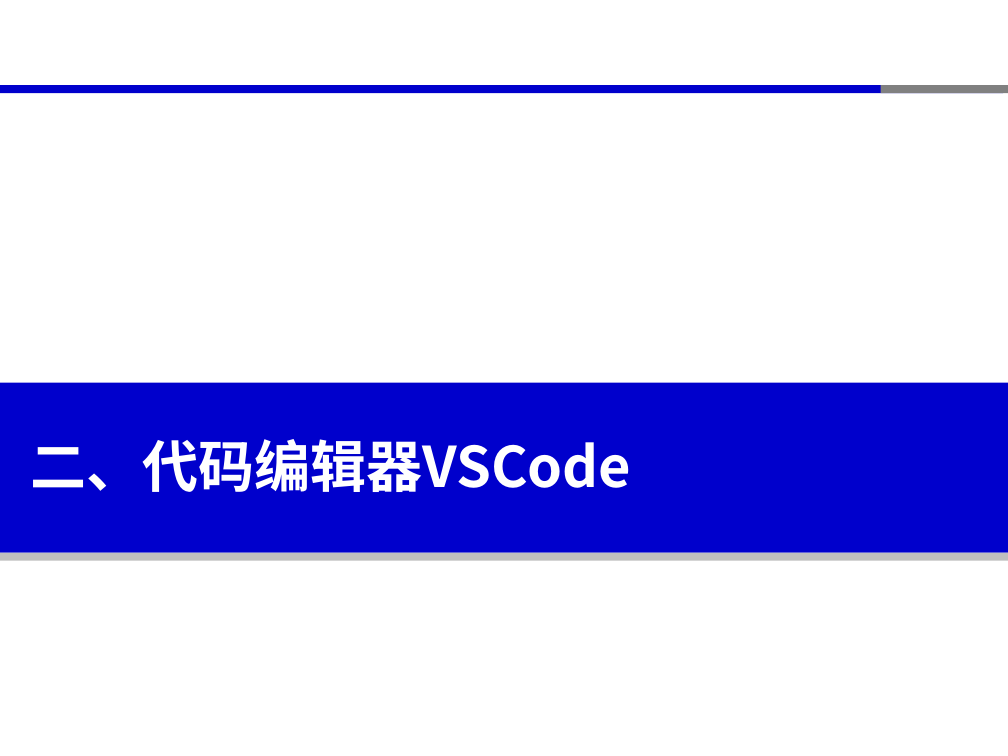
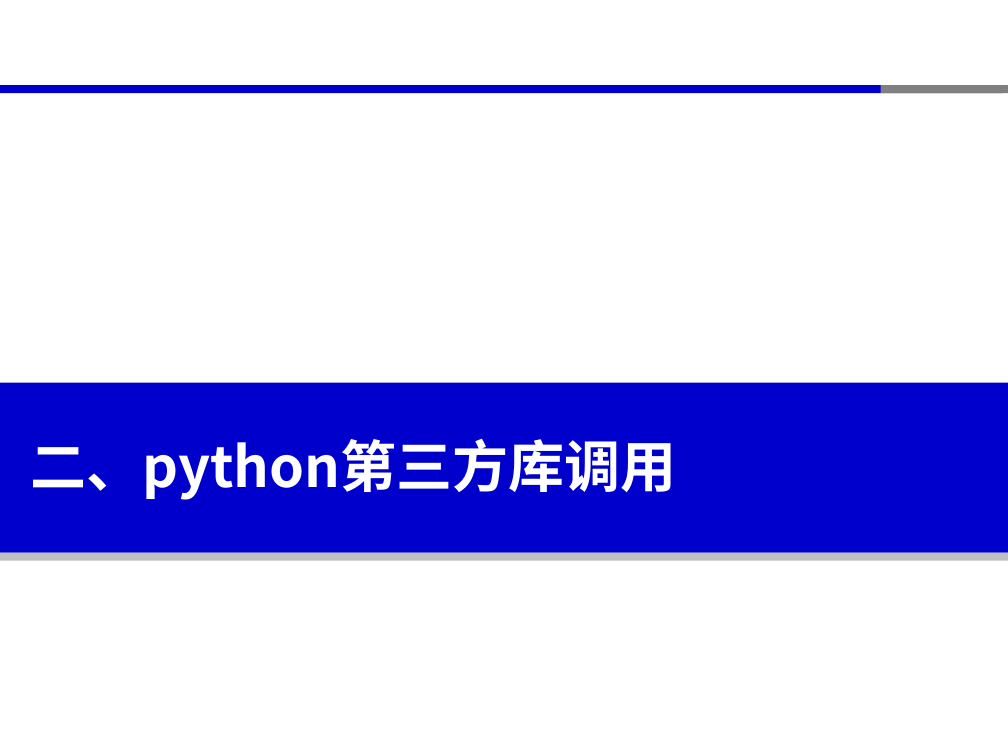
Before and after one commit to xinluo2018/spatial-data-course, a slide deck: slide 5 of 第二章-Python程序设计基础-8学时/第3节-python库调用-2课时.pptx (slide 4 before the commit). Drawn at 1008x756 pixels with LibreOffice and Linux fonts; fonts in the diff are those of the drawing. Boxes give left, top, right and bottom in pixels: in the first picture for what was removed or moved away, otherwise in the second. Text is boxed around its words. In the diff, an @@ line names an element or a change of style, - is before the commit and + after.

```diff
--- a/第二章-Python程序设计基础-8学时/第3节-python库调用-2课时.pptx
+++ b/第二章-Python程序设计基础-8学时/第3节-python库调用-2课时.pptx
@@ text at <box>31,438,677,500</box>: text changed @@
-二、代码编辑器VSCode
+二、python第三方库调用
```
Also in this commit, not shown: 4 other slides changed, 8 slides added, 3 slides removed, 12 other files.
